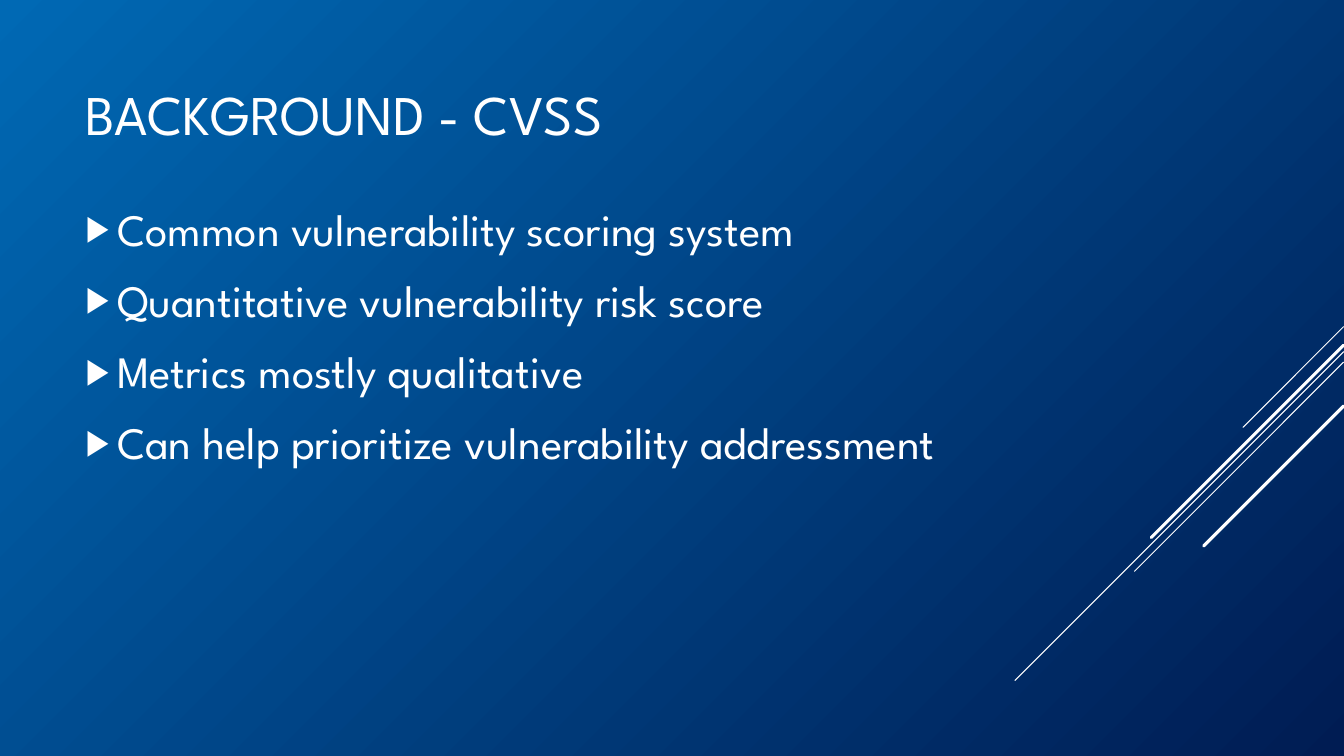
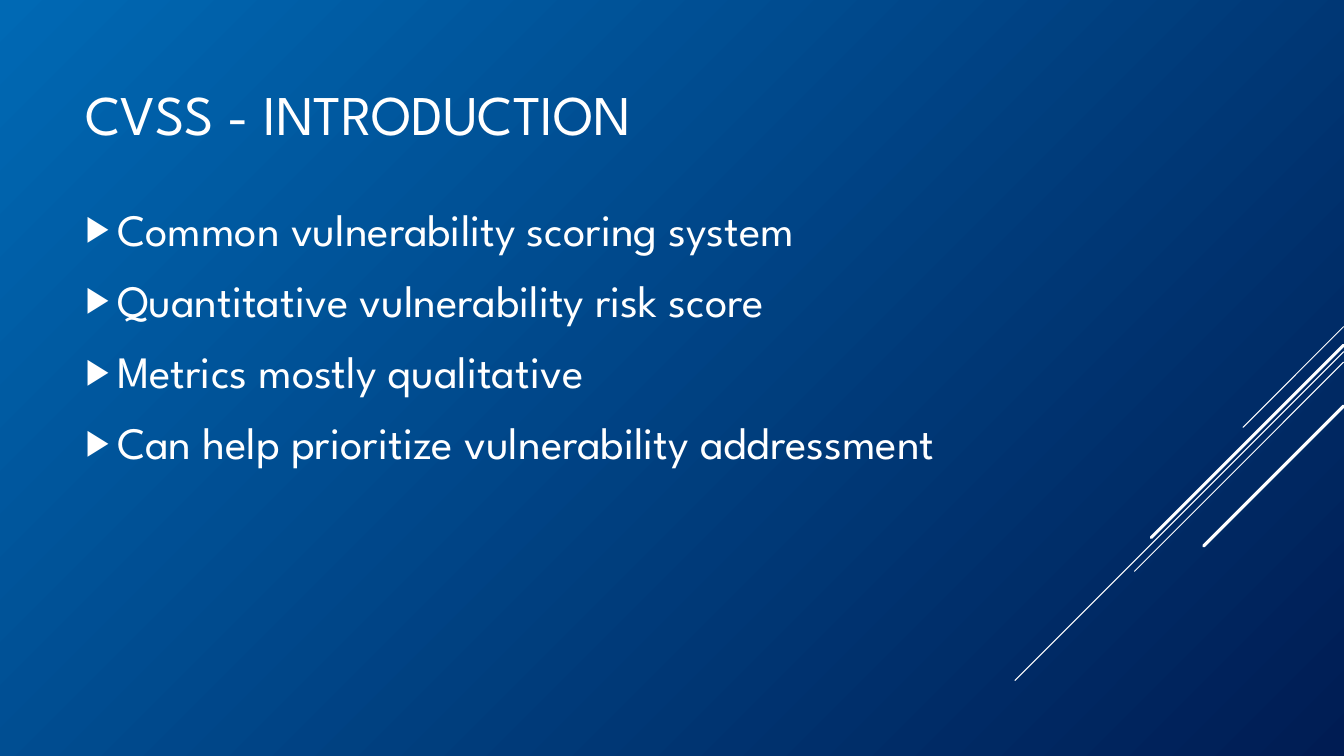
Before and after one commit to BenChurch/Winter2017, a slide deck: slide 4 of CISC848/BackgroundPentation/ChurchCISC848Background.pptx (slide 3 before the commit). Drawn at 1344x756 pixels with LibreOffice and Linux fonts; fonts in the diff are those of the drawing. Boxes give left, top, right and bottom in pixels: in the first picture for what was removed or moved away, otherwise in the second. Text is boxed around its words. In the diff, an @@ line names an element or a change of style, - is before the commit and + after.

Commit message:
CISC 848 - Background presentation slides basically finished, maybe add wrap-up slide

```diff
--- a/CISC848/BackgroundPentation/ChurchCISC848Background.pptx
+++ b/CISC848/BackgroundPentation/ChurchCISC848Background.pptx
@@ title at <box>86,97,631,136</box>: text changed @@
-BACKGROUND - CVSS
+CVSS - INTRODUCTION
```
Also in this commit, not shown: 7 other slides changed, 6 slides added, 1 slide removed, 3 other files.
